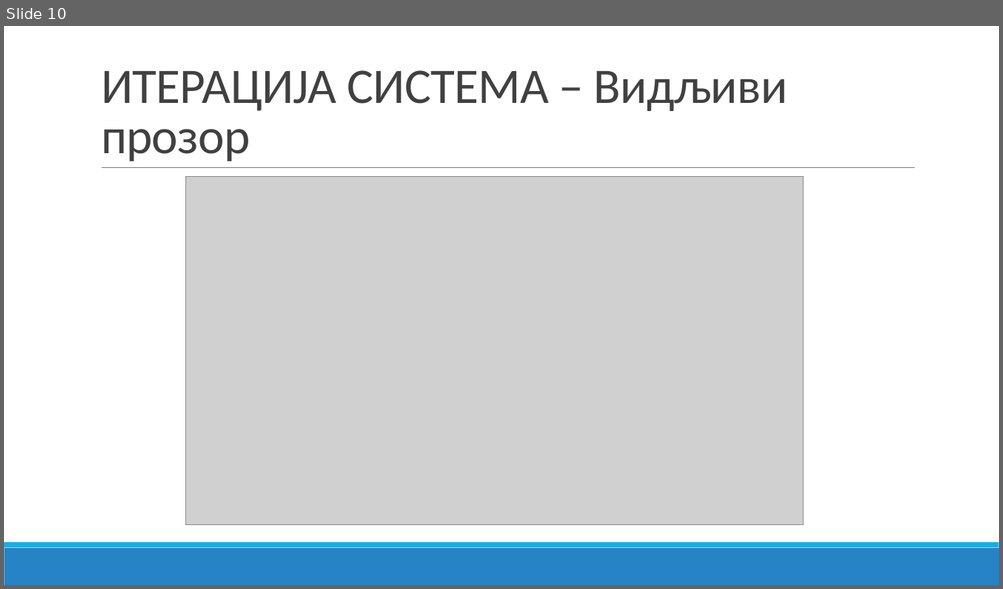
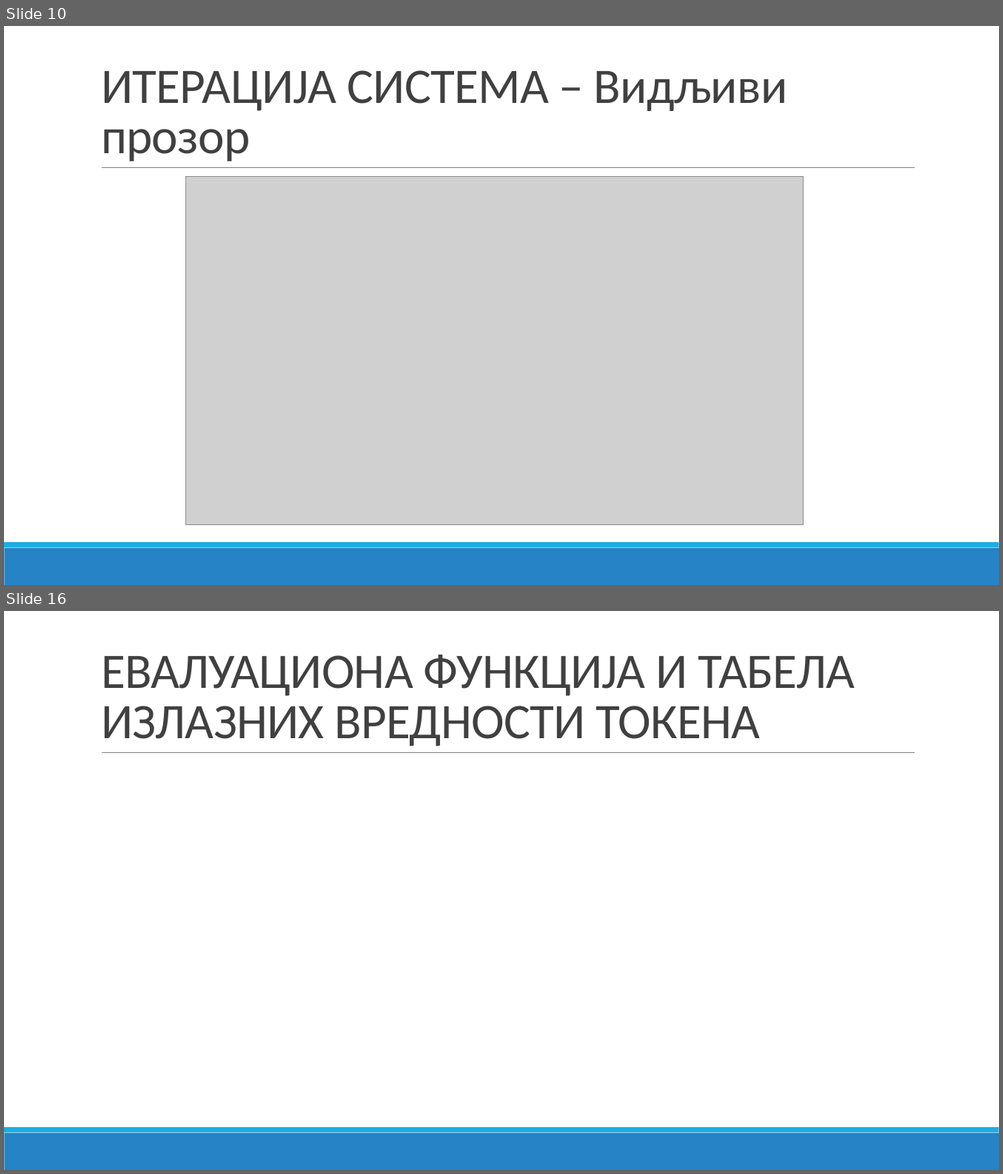
Before and after one commit to bxgda/diplomski-rad, a slide deck: PREZENTACIJA_JB.pptx. Shown one above the other, each under a label of ours: slide 10 before the commit, slides 10 and 16 after it; the slides between them are not shown. The pictures are 1003x589 and 1003x1174 pixels, drawn with LibreOffice and Linux fonts; fonts in the diff are those of the drawing; grey boxes stand for pictures. Boxes give left, top, right and bottom in pixels: in the first picture for what was removed or moved away, otherwise in the second. Text is boxed around its words. In the diff, an @@ line names an element or a change of style, - is before the commit and + after.

```diff
--- a/PREZENTACIJA_JB.pptx
+++ b/PREZENTACIJA_JB.pptx
@@ slide 16 added at [4, 611, 999, 1170], background #FFFFFF; not listed: 3 template elements that a slide beside it also shows @@
@@ title added at [101, 655, 854, 746], 48 pt, text #404040 @@
+ЕВАЛУАЦИОНА ФУНКЦИЈА И ТАБЕЛА ИЗЛАЗНИХ ВРЕДНОСТИ ТОКЕНА
```
Also in this commit, not shown: 1 slide changed, 5 other slides added.
